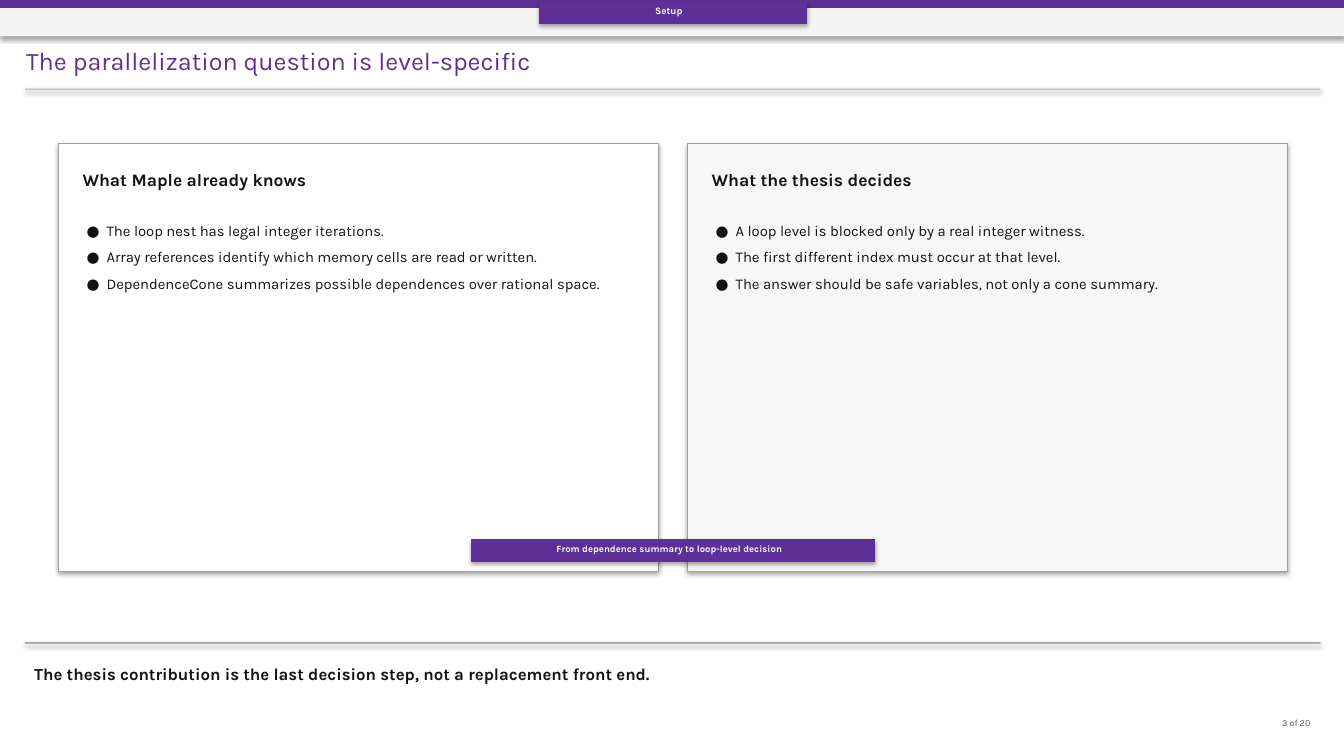
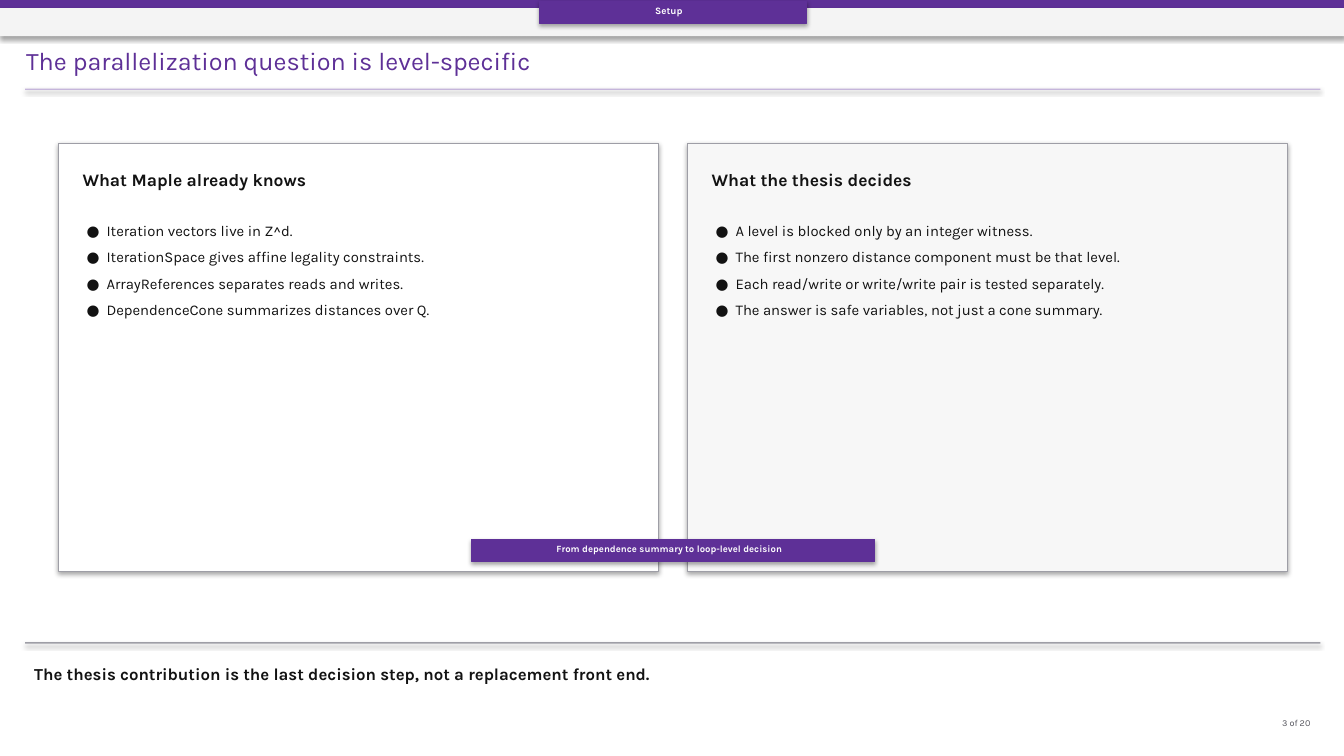
Before and after one commit to Hardik-S/april-peer-presentation, a slide deck: slide 3 of deck/April_peer_presentation.pptx. Drawn at 1344x756 pixels with LibreOffice and Linux fonts; fonts in the diff are those of the drawing. Boxes give left, top, right and bottom in pixels: in the first picture for what was removed or moved away, otherwise in the second. Text is boxed around its words. In the diff, an @@ line names an element or a change of style, - is before the commit and + after.

```diff
--- a/deck/April_peer_presentation.pptx
+++ b/deck/April_peer_presentation.pptx
@@ text at [107, 226, 429, 319]: text changed @@
-● The loop nest has legal integer iterations.
-● Array references identify which memory cells are read or written.
-● DependenceCone summarizes possible dependences over rational space.
+● Iteration vectors live in Z^d.
+● IterationSpace gives affine legality constraints.
+● ArrayReferences separates reads and writes.
+● DependenceCone summarizes distances over Q.
@@ text at [736, 226, 1120, 319]: text changed @@
-● A loop level is blocked only by a real integer witness.
-● The first different index must occur at that level.
-● The answer should be safe variables, not only a cone summary.
+● A level is blocked only by an integer witness.
+● The first nonzero distance component must be that level.
+● Each read/write or write/write pair is tested separately.
+● The answer is safe variables, not just a cone summary.
```
Also in this commit, not shown: 12 other slides changed, 18 other files.
